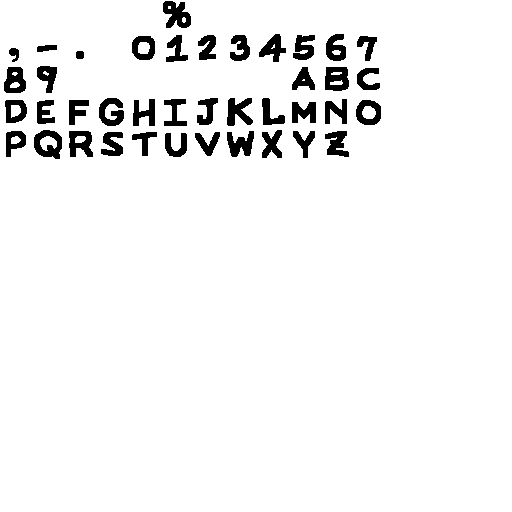
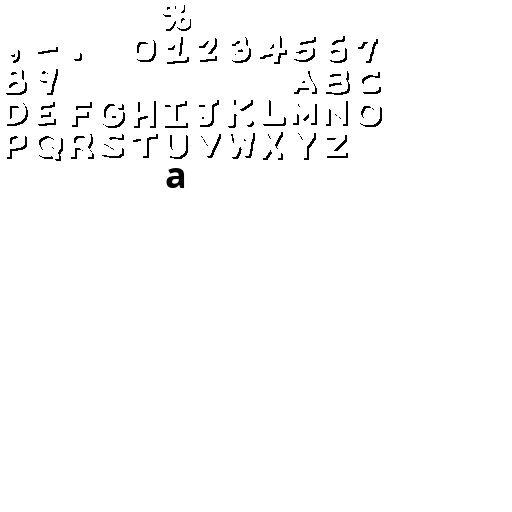
Layered file, before and after one edit (512x512). Changes by layer:
added layer "a" above "Layer #5" over (166, 168, 185, 188)
added layer "Layer #5" above "Layer #4" over (4, 2, 380, 159)
added layer "Layer #4" above "Layer #3" over (5, 4, 382, 161)
hid "Layer #3" over (4, 1, 381, 159)